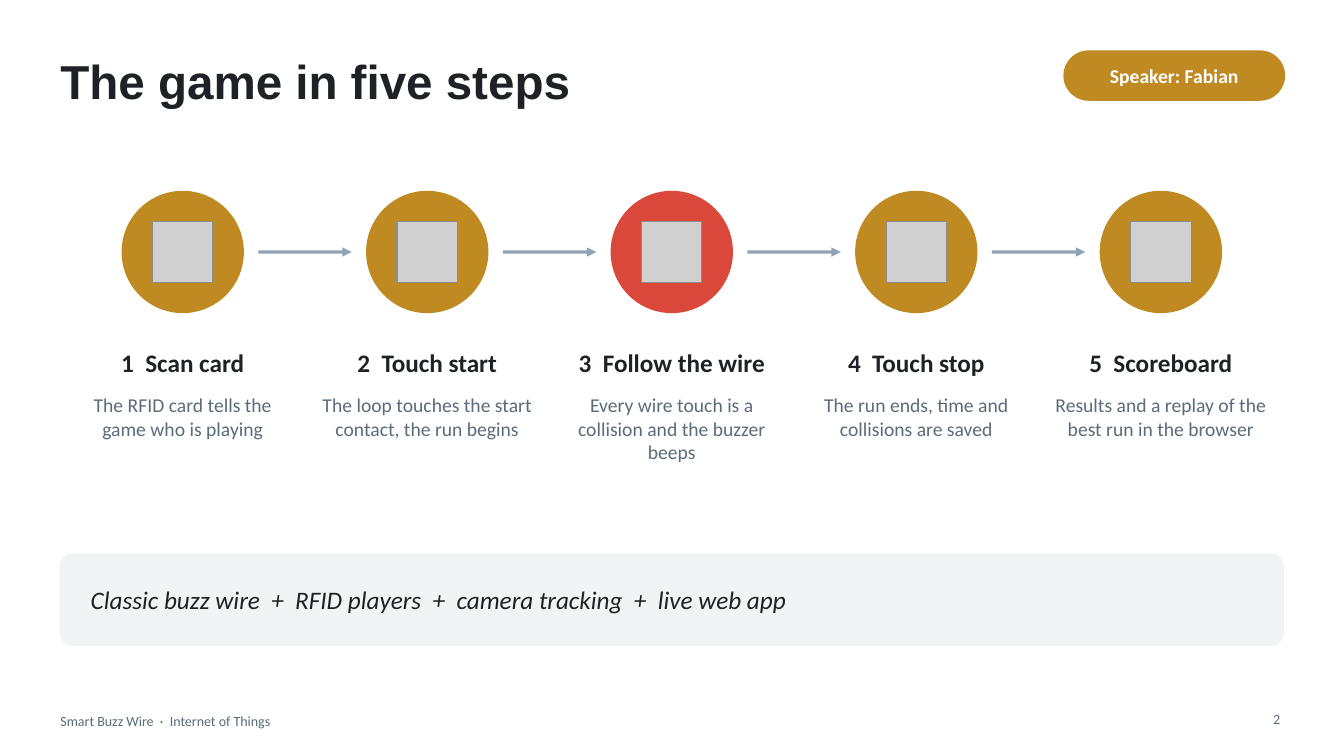
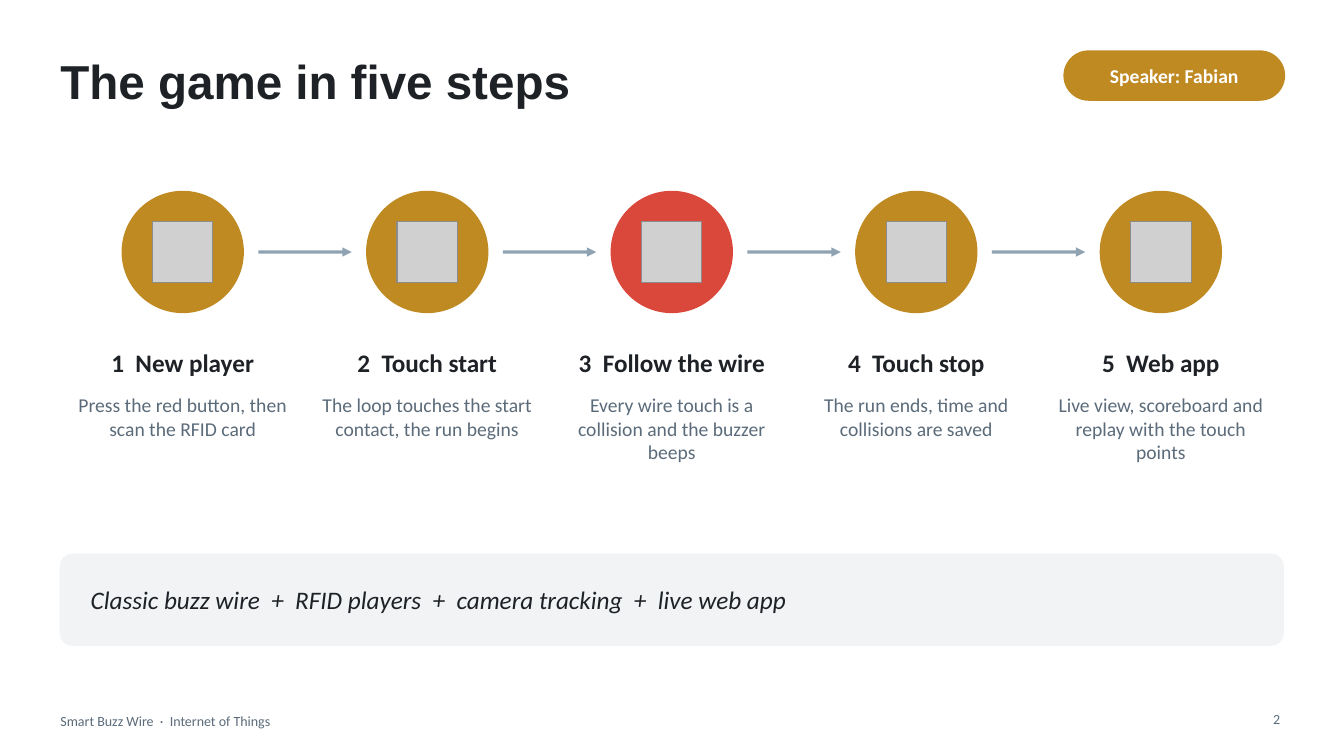
Before and after one commit to NikaV2610/iot-buzz-wire, a slide deck: slide 2 of docs/SmartBuzzWire_Presentation.pptx. Drawn at 1344x756 pixels with LibreOffice and Linux fonts; fonts in the diff are those of the drawing; grey boxes stand for pictures. Boxes give left, top, right and bottom in pixels: in the first picture for what was removed or moved away, otherwise in the second. Text is boxed around its words. In the diff, an @@ line names an element or a change of style, - is before the commit and + after.

```diff
--- a/docs/SmartBuzzWire_Presentation.pptx
+++ b/docs/SmartBuzzWire_Presentation.pptx
@@ text at box(111, 354, 254, 376): text changed @@
-1 Scan card
+1 New player
@@ text at box(1102, 354, 1219, 376): text changed @@
-5 Scoreboard
+5 Web app
@@ text at box(78, 398, 287, 436): text changed @@
-The RFID card tells the game who is playing
+Press the red button, then scan the RFID card
@@ text at box(1059, 398, 1263, 462): text changed @@
-Results and a replay of the best run in the browser
+Live view, scoreboard and replay with the touch points
```
Also in this commit, not shown: 9 other slides changed, 41 other files.
